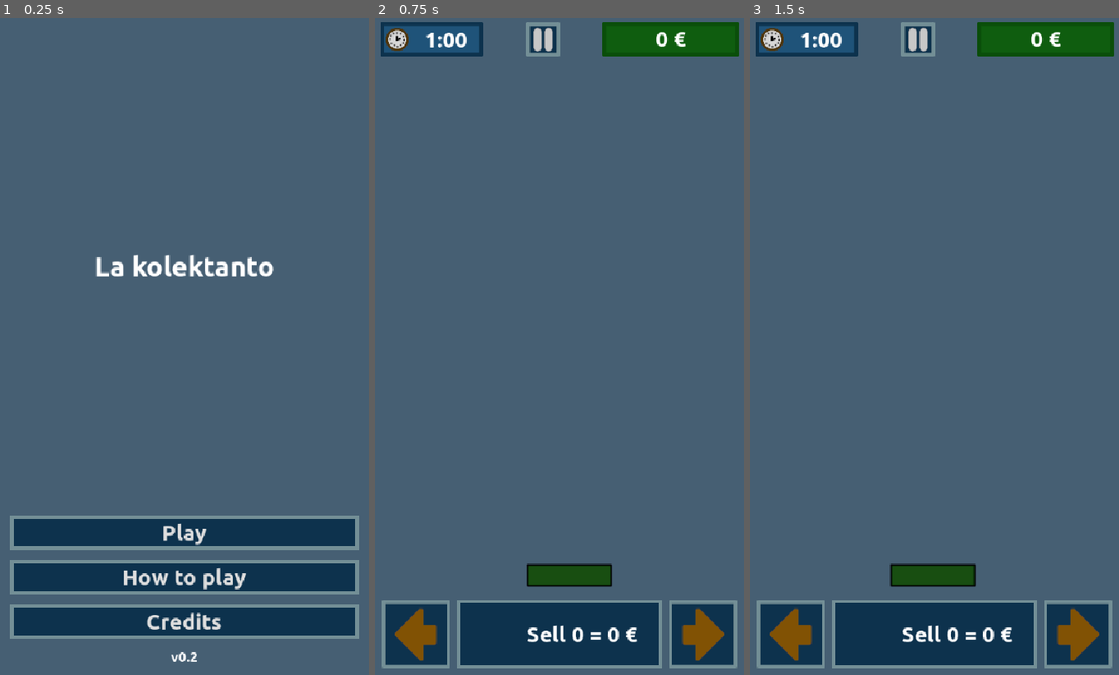
Above: before the commit, frames 1-3 (left to right).
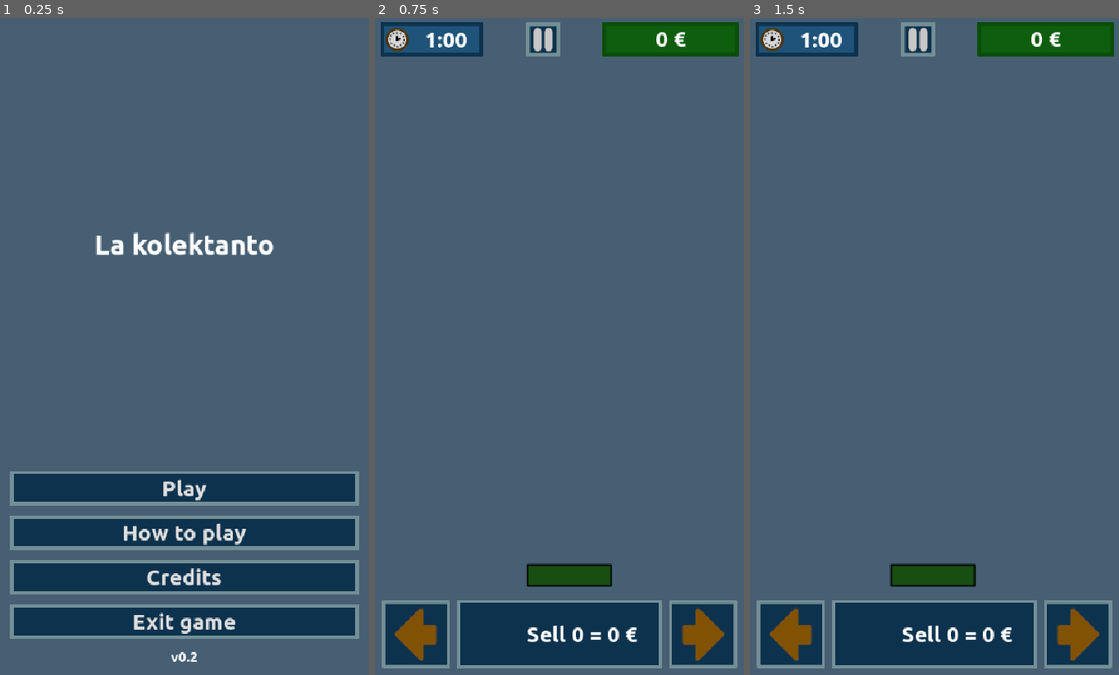
Above: after the commit, the same moments.

Repository: moisesjbc/la-kolektanto
Game: Godot game, scene res://menus/main_menu/main_menu.tscn
Same seed, same stepped clock (60 frames per second), same inputs: the game is played once before the commit and once after it.
Inputs (mouse positions are in pixels of both pictures, inside the frame that each line leads up to):
- Up to frame 1 (0.25 s): no input
- Up to frame 2 (0.75 s): click "Play" at 0.5 s
- Up to frame 3 (1.5 s): click (790, 635) at 1.25 s

The runs differ from the first frame. In frame 1, 8.0% of the frame differs, in the area x 2-98%, y 32-94%; in frame 2, nothing differs; in frame 3, nothing differs.

Commit message:
Add exit button to main menu

Diff:
--- a/src/menus/main_menu/main_menu.gd
+++ b/src/menus/main_menu/main_menu.gd
@@ -1,5 +1,8 @@
 extends Control
 
+
+func _ready() -> void:
+	$margin_container/vbox_container/exit_button.visible = (OS.get_name() != "Web")
 
 func _on_play_button_pressed() -> void:
 	get_tree().change_scene_to_file("res://gameplay/main/main.tscn")
@@ -9,3 +12,6 @@
 
 func _on_tutorial_button_pressed() -> void:
 	get_tree().change_scene_to_file("res://gameplay/tutorial/tutorial.tscn")
+
+func _on_exit_button_pressed() -> void:
+	get_tree().quit()
--- a/src/menus/main_menu/main_menu.tscn
+++ b/src/menus/main_menu/main_menu.tscn
@@ -50,6 +50,10 @@
 layout_mode = 2
 text = "Credits"
 
+[node name="exit_button" parent="margin_container/vbox_container" instance=ExtResource("2_1nwmw")]
+layout_mode = 2
+text = "Exit game"
+
 [node name="version" type="Label" parent="margin_container/vbox_container"]
 layout_mode = 2
 theme_override_fonts/font = ExtResource("1_xbn2l")
@@ -60,3 +64,4 @@
 [connection signal="pressed" from="margin_container/vbox_container/play_button" to="." method="_on_play_button_pressed"]
 [connection signal="pressed" from="margin_container/vbox_container/tutorial_button" to="." method="_on_tutorial_button_pressed"]
 [connection signal="pressed" from="margin_container/vbox_container/credits_button" to="." method="_on_credits_button_pressed"]
+[connection signal="pressed" from="margin_container/vbox_container/exit_button" to="." method="_on_exit_button_pressed"]
